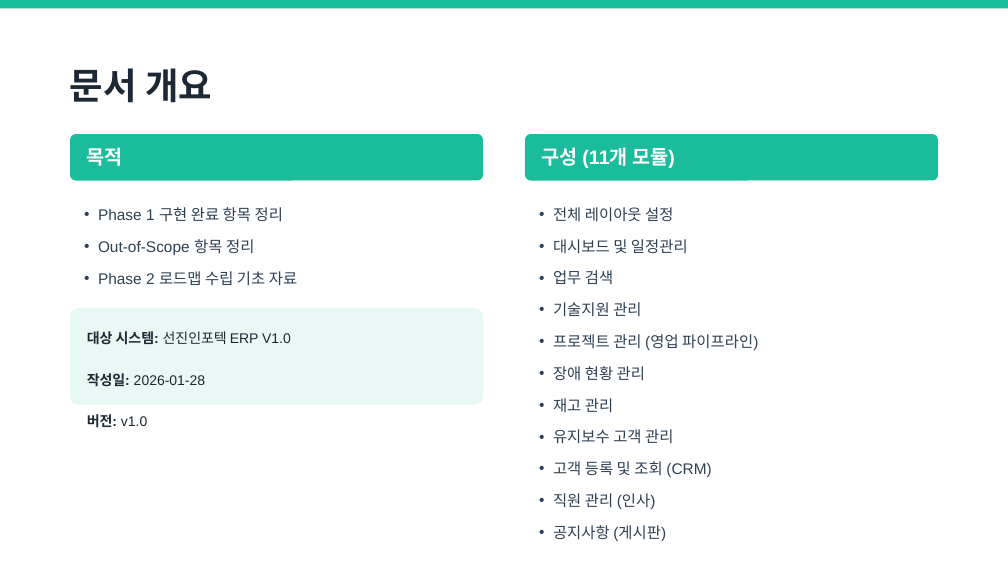
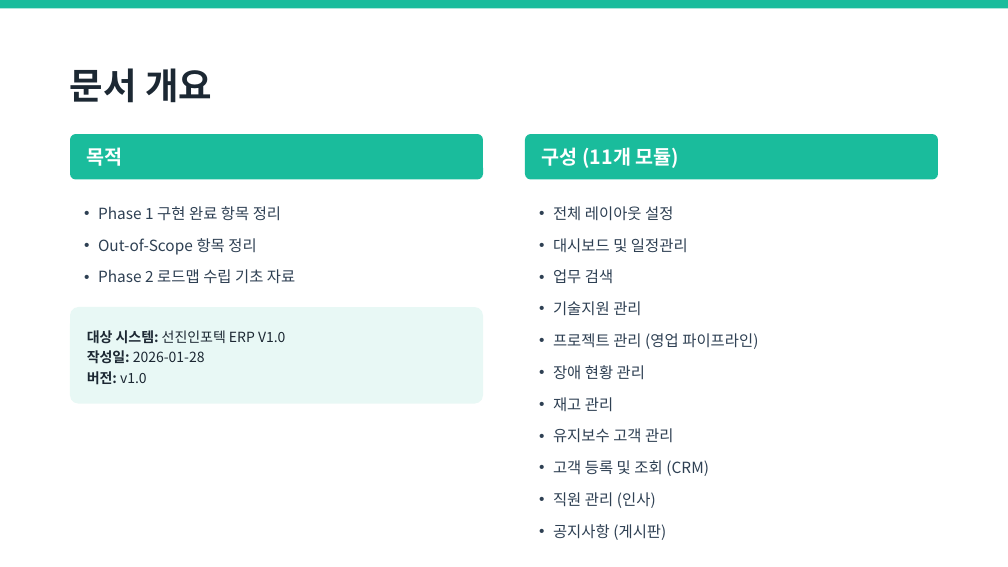
Before and after one commit to MoonjaeChoi/sunjin-erp, a slide deck: slide 2 of workspace/ppt/선진인포텍_ERP_Out-of-Scope_정리.pptx. Drawn at 1008x567 pixels with LibreOffice and Linux fonts; fonts in the diff are those of the drawing. Boxes give left, top, right and bottom in pixels: in the first picture for what was removed or moved away, otherwise in the second. Text is boxed around its words. In the diff, an @@ line names an element or a change of style, - is before the commit and + after.

```diff
--- a/workspace/ppt/선진인포텍_ERP_Out-of-Scope_정리.pptx
+++ b/workspace/ppt/선진인포텍_ERP_Out-of-Scope_정리.pptx
@@ rounded rectangle at (x1=70, y1=134, x2=483, y2=179): proportions changed @@
@@ rounded rectangle at (x1=525, y1=134, x2=938, y2=179): proportions changed @@
@@ font Arial to Noto Sans CJK KR in 4 elements at (x1=98, y1=206, x2=295, y2=284), (x1=87, y1=330, x2=285, y2=344), (x1=553, y1=206, x2=758, y2=540), (x1=542, y1=147, x2=680, y2=168) @@
@@ text added at (x1=87, y1=350, x2=205, y2=364), 10 pt, text #1C2833 @@
+작성일: 2026-01-28
@@ text at (x1=87, y1=373, x2=205, y2=428): paragraphs removed @@
-작성일: 2026-01-28
-버전: v1.0
@@ text added at (x1=87, y1=371, x2=147, y2=385), 10 pt, text #1C2833 @@
+버전: v1.0
```
Also in this commit, not shown: 15 other slides changed, 16 other files.
